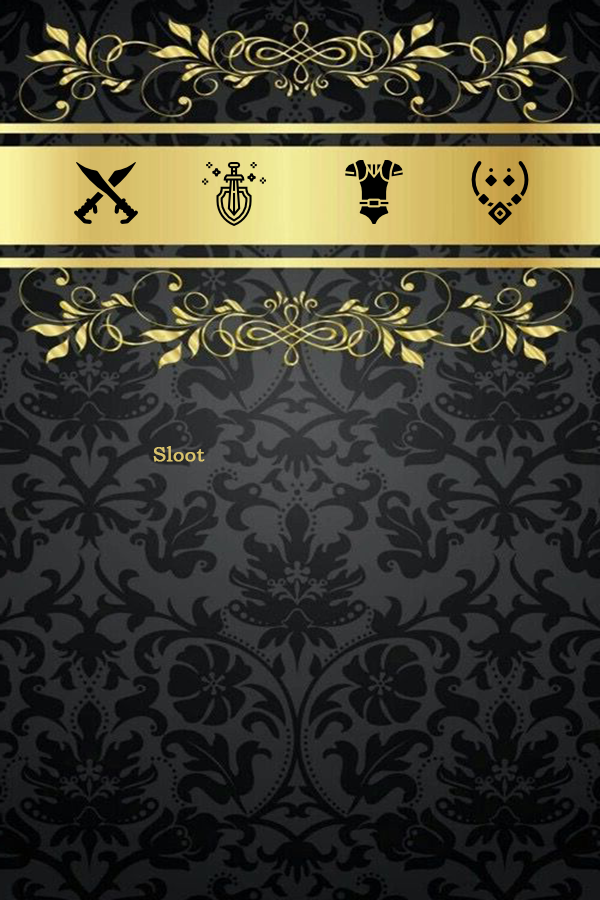
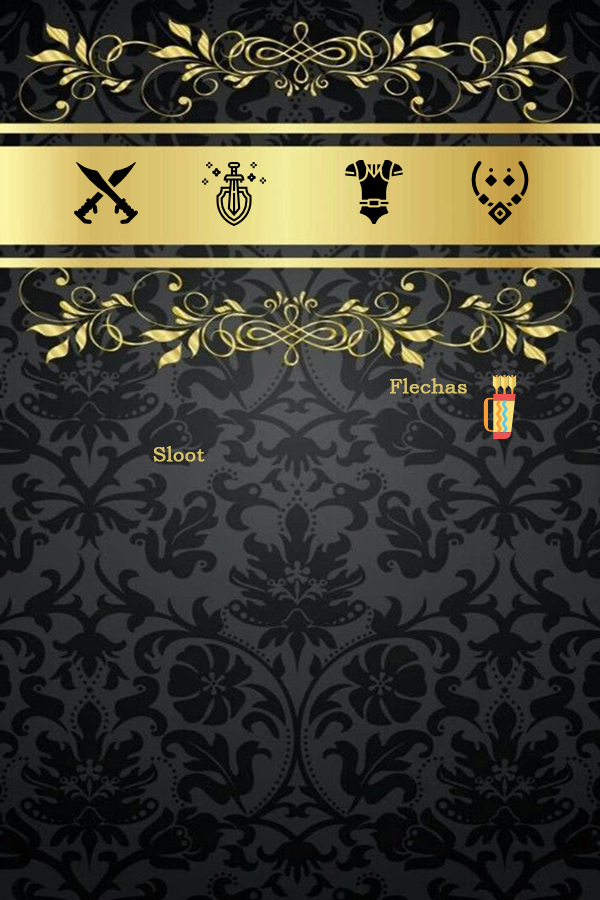
Layer changes from the first (600, 900) image to the second:
added layer "Camada 5" above "Flechas" over [left=483, top=375, right=517, bottom=439]
added layer "Flechas" above "Sloot" over [left=390, top=378, right=467, bottom=394]
